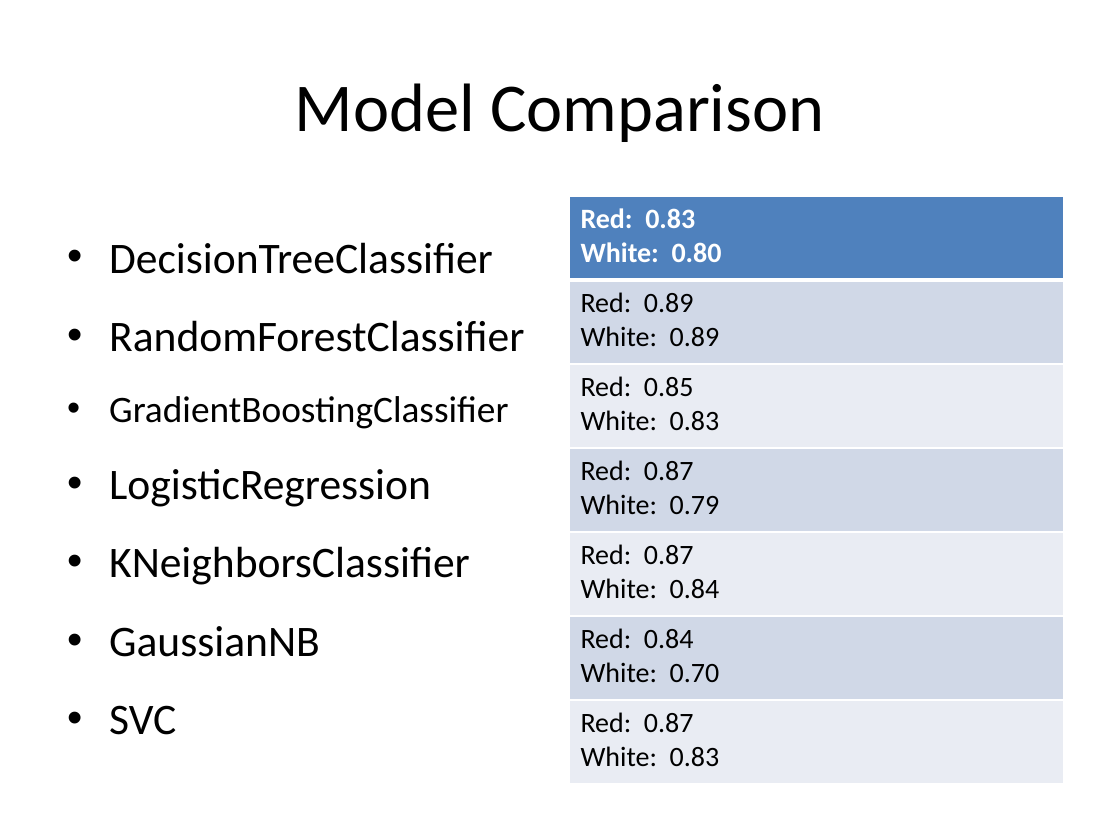
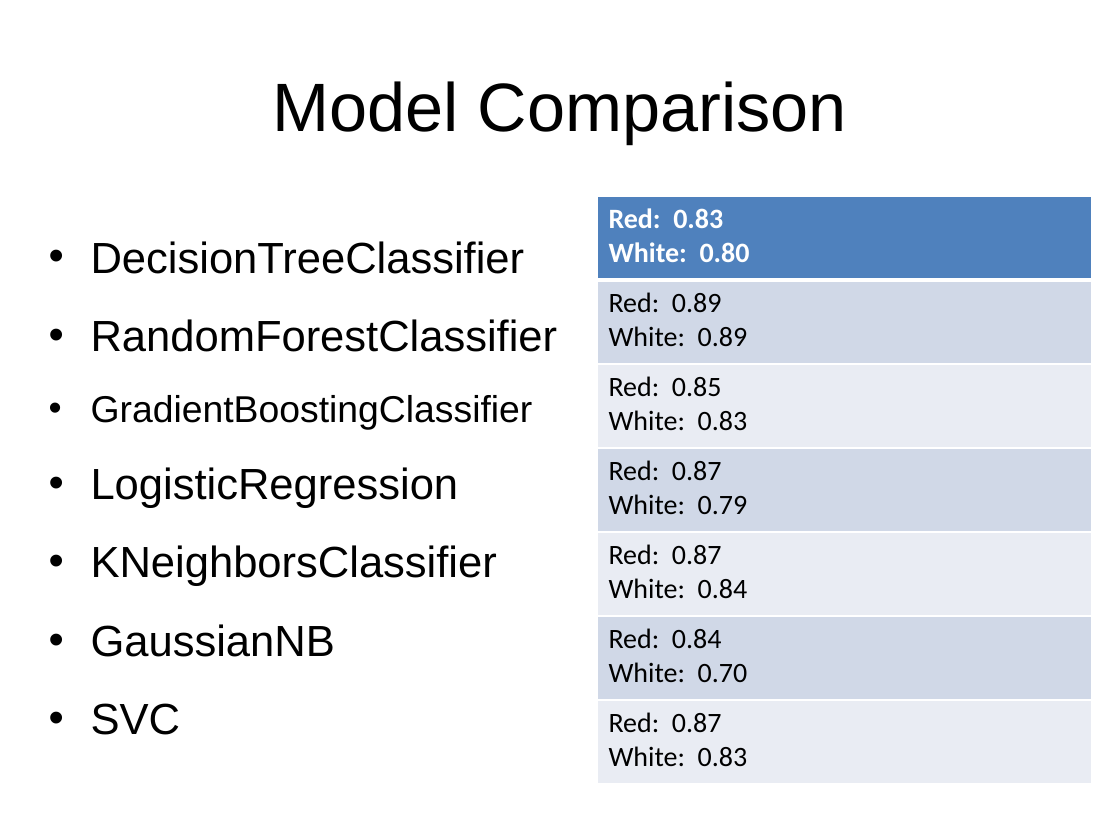
Before and after one commit to delwester/Springboard, a slide deck: slide 12 of Capstone2/Capstone2_FinalPres.pptx. Drawn at 1120x840 pixels with LibreOffice and Linux fonts; fonts in the diff are those of the drawing. Boxes give left, top, right and bottom in pixels: in the first picture for what was removed or moved away, otherwise in the second. Text is boxed around its words. In the diff, an @@ line names an element or a change of style, - is before the commit and + after.

```diff
--- a/Capstone2/Capstone2_FinalPres.pptx
+++ b/Capstone2/Capstone2_FinalPres.pptx
@@ title "Model Comparison" at (273,81,847,143): font Calibri to Arial @@
@@ table: place and size @@
-table at (569,196,1064,784)
+table at (597,196,1092,784)
@@ text "DecisionTreeClassifier" at (91,241,558,735): font Calibri to Arial @@
@@ text "DecisionTreeClassifier": place and size @@
-text "DecisionTreeClassifier" at (109,242,524,735)
+text "DecisionTreeClassifier" at (91,241,558,735)
```
Also in this commit, not shown: 12 other slides changed.
